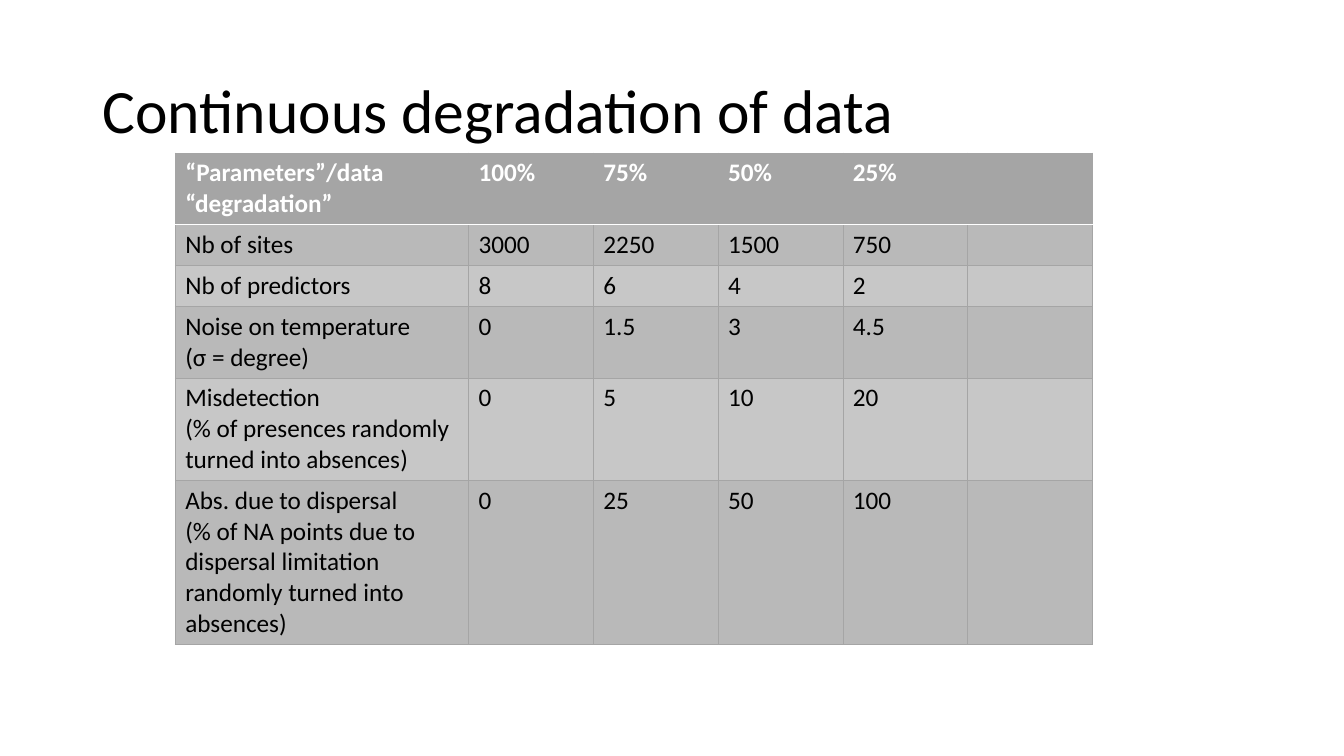
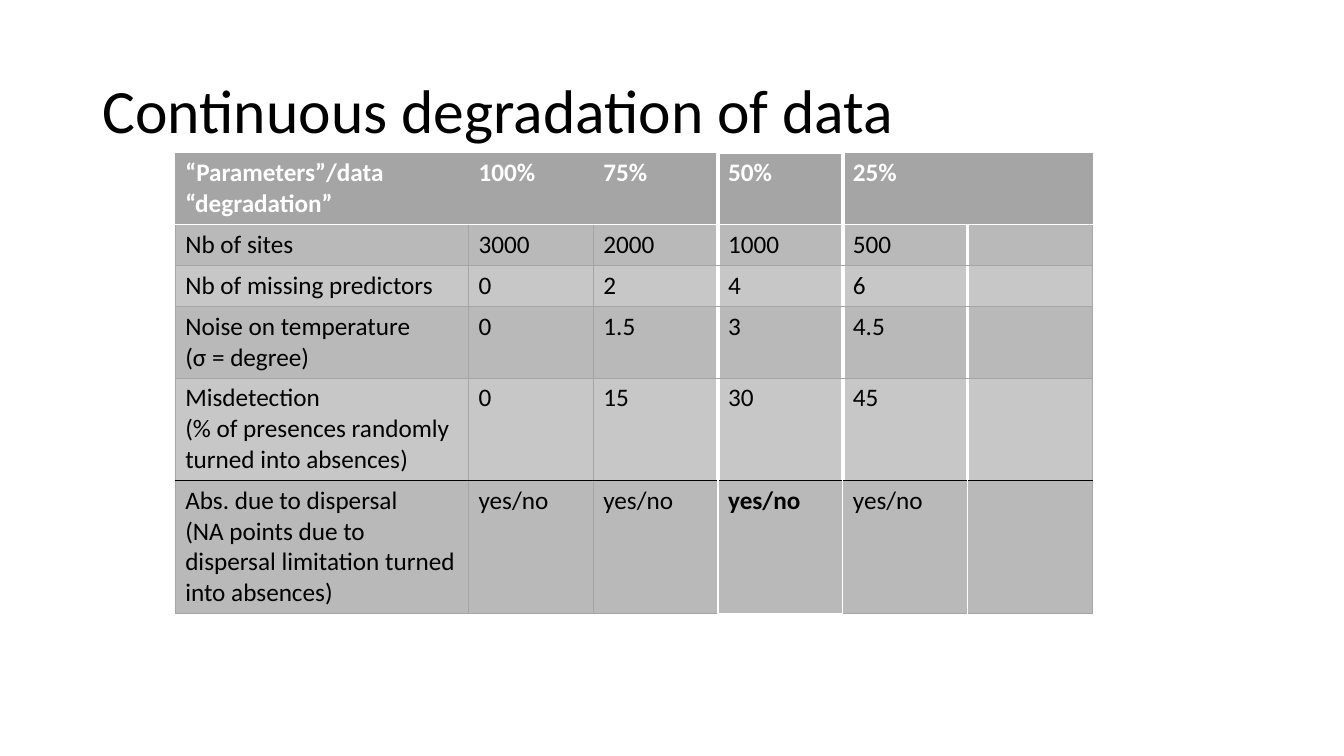
Before and after one commit to emmachollet/ArtificialData_Streambugs_SDMs, a slide deck: slide 2 of C1_documentation/analysis_noise_scenarios.pptx (slide 3 before the commit). Drawn at 1344x756 pixels with LibreOffice and Linux fonts; fonts in the diff are those of the drawing. Boxes give left, top, right and bottom in pixels: in the first picture for what was removed or moved away, otherwise in the second. Text is boxed around its words. In the diff, an @@ line names an element or a change of style, - is before the commit and + after.

```diff
--- a/C1_documentation/analysis_noise_scenarios.pptx
+++ b/C1_documentation/analysis_noise_scenarios.pptx
@@ table at <box>175,153,1094,609</box> @@
-row 2: Nb of sites | 3000 | 2250 | 1500 | 750 | 
+row 2: Nb of sites | 3000 | 2000 | 1000 | 500 | 
-row 3: Nb of predictors | 8 | 6 | 4 | 2 | 
+row 3: Nb of missing predictors | 0 | 2 | 4 | 6 | 
-row 5: Misdetection (% of presences randomly turned into absences) | 0 | 5 | 10 | 20 | 
+row 5: Misdetection (% of presences randomly turned into absences) | 0 | 15 | 30 | 45 | 
-row 6: Abs. due to dispersal (% of NA points due to dispersal limitation randomly turned into absences) | 0 | 25 | 50 | 100 | 
+row 6: Abs. due to dispersal (NA points due to dispersal limitation turned into absences) | yes/no | yes/no | yes/no | yes/no | 
@@ borders changed @@
```
Also in this commit, not shown: 1 other slide changed, 1 slide removed, 3 other files.
